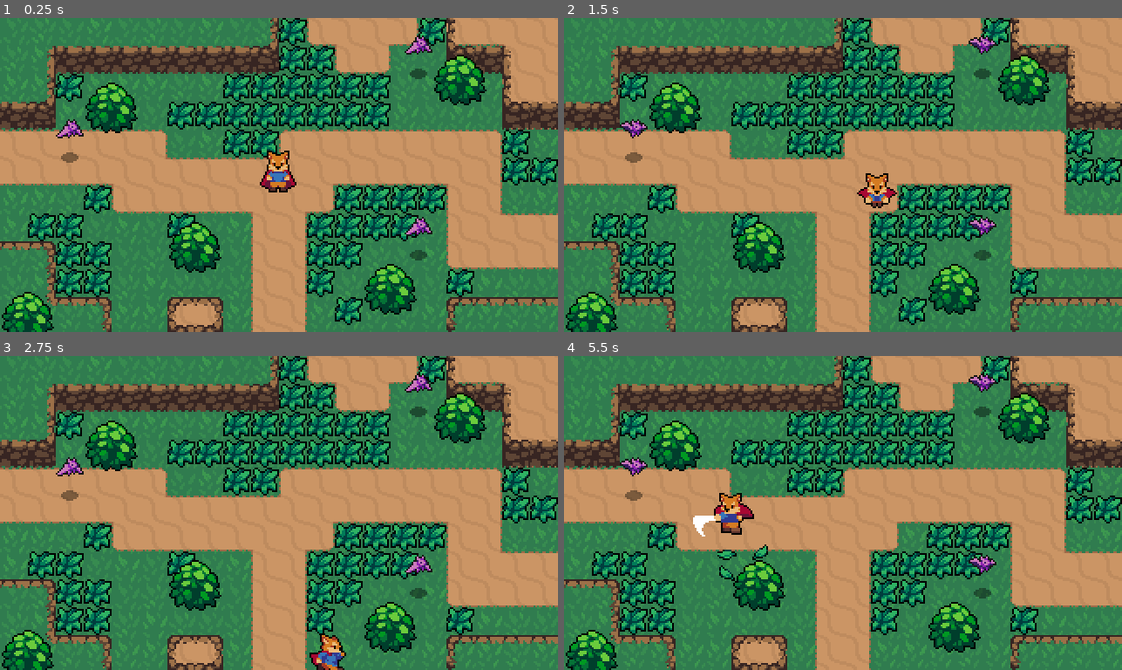
Above: before the commit, frames 1-4 (two rows, left to right).
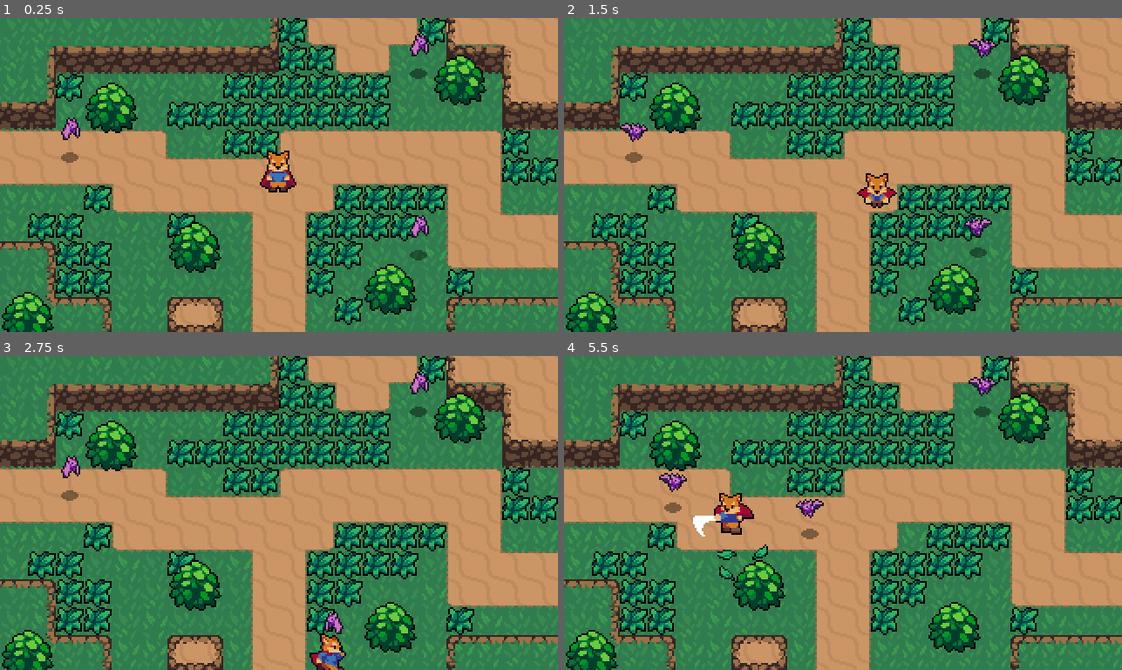
Above: after the commit, the same moments.

Repository: Natumia/Action-RPG-Tutorial
Game: Godot game, scene res://World.tscn
The game is run twice, just before and just after one commit, with the same random seed, the same clock (stepped at 60 frames per second) and the same inputs.
Inputs:
- Up to frame 1 (0.25 s): no input
- Up to frame 2 (1.5 s): hold Right (ui_right) 0.53-1.28 s; tap J (attack) at 0.6 s; hold Down (ui_down) from 1.28 s (still down); tap K (roll) at 1.35 s
- Up to frame 3 (2.75 s): release Down (ui_down) at 2.03 s; hold Right (ui_right) from 2.03 s (still down); tap J (attack) at 2.1 s
- Up to frame 4 (5.5 s): release Right (ui_right) at 2.78 s; hold Up (ui_up) 2.78-3.53 s; tap K (roll) at 2.85, 4.35 s; hold Left (ui_left) 3.53-5.03 s; tap J (attack) at 3.6, 5.1 s; hold Down (ui_down) from 5.03 s (still down)

The runs differ from the first frame. In frame 1, 0.4% of the frame differs, in the area x 10-78%, y 5-70%; in frame 2, 0.6%; in frame 3, 0.7%; in frame 4, 1.2%, in the area x 10-78%, y 5-78%.

Commit message:
Added a playerdetection scene and hooked up all the right code so the bat enemy checks for the player body that enters. Afterwards it sets the player.global_position and substracts it's global_position.normalized() to set the direction at which the player is, then move_towards(direction * MAX_SPEED, ACCELERATION * delta). Seriously this is complicated LOL

Diff:
--- /dev/null
+++ b/Effects/HitEffect.tscn
@@ -0,0 +1,26 @@
+[gd_scene load_steps=6 format=2]
+
+[ext_resource path="res://Effects/HitEffect.png" type="Texture" id=1]
+[ext_resource path="res://Effects/Effect.gd" type="Script" id=2]
+
+[sub_resource type="AtlasTexture" id=1]
+atlas = ExtResource( 1 )
+region = Rect2( 0, 0, 24, 24 )
+
+[sub_resource type="AtlasTexture" id=2]
+atlas = ExtResource( 1 )
+region = Rect2( 24, 0, 24, 24 )
+
+[sub_resource type="SpriteFrames" id=3]
+animations = [ {
+"frames": [ SubResource( 1 ), SubResource( 2 ) ],
+"loop": true,
+"name": "Animate",
+"speed": 15.0
+} ]
+
+[node name="HitEffect" type="AnimatedSprite"]
+frames = SubResource( 3 )
+animation = "Animate"
+offset = Vector2( 0, -8 )
+script = ExtResource( 2 )
--- a/Enemies/Bat.gd
+++ b/Enemies/Bat.gd
@@ -2,13 +2,51 @@
 
 const EnemyDeathEffect = preload("res://Effects/EnemyDeathEffect.tscn")
 
+export var ACCELERATION = 300
+export var MAX_SPEED = 50
+export var FRICTION = 200
+
+enum{
+	IDLE,
+	WANDER,
+	CHASE
+}
+
+var velocity = Vector2.ZERO
 var knockback = Vector2.ZERO
 
+var state = CHASE
+
+onready var sprite = $AnimatedSprite
 onready var stats = $Stats
+onready var playerDetectionZone = $PlayerDetectionZone
 
 func _physics_process(delta):
-	knockback = knockback.move_toward(Vector2.ZERO, 200 * delta)
+	knockback = knockback.move_toward(Vector2.ZERO, FRICTION * delta)
 	knockback = move_and_slide(knockback)
+
+	match state:
+		IDLE:
+			velocity = velocity.move_toward(Vector2.ZERO, FRICTION * delta)
+			seek_player()
+
+		WANDER:
+			pass
+
+		CHASE:
+			var player = playerDetectionZone.player
+			if player != null:
+				var direction = (player.global_position - global_position).normalized()
+				velocity = velocity.move_toward(direction * MAX_SPEED, ACCELERATION * delta)
+			else:
+				state = IDLE
+			sprite.flip_h = velocity.x < 0
+
+	velocity = move_and_slide(velocity)
+
+func seek_player():
+	if playerDetectionZone.can_see_player():
+		state = CHASE
 
 func _on_HurtBox_area_entered(area):
 	stats.health -= area.damage
--- a/Enemies/Bat.tscn
+++ b/Enemies/Bat.tscn
@@ -1,10 +1,11 @@
-[gd_scene load_steps=14 format=2]
+[gd_scene load_steps=16 format=2]
 
 [ext_resource path="res://Enemies/Bat.png" type="Texture" id=1]
 [ext_resource path="res://Shadows/SmallShadow.png" type="Texture" id=2]
 [ext_resource path="res://Overlap/HurtBox.tscn" type="PackedScene" id=3]
 [ext_resource path="res://Enemies/Bat.gd" type="Script" id=4]
 [ext_resource path="res://Stats.tscn" type="PackedScene" id=5]
+[ext_resource path="res://Enemies/PlayerDetectionZone.tscn" type="PackedScene" id=6]
 
 [sub_resource type="AtlasTexture" id=1]
 atlas = ExtResource( 1 )
@@ -41,6 +42,9 @@
 radius = 6.0
 height = 6.0
 
+[sub_resource type="CircleShape2D" id=9]
+radius = 69.029
+
 [node name="Bat" type="KinematicBody2D"]
 collision_layer = 2147483664
 script = ExtResource( 4 )
@@ -48,7 +52,7 @@
 [node name="AnimatedSprite" type="AnimatedSprite" parent="."]
 frames = SubResource( 6 )
 animation = "Fly"
-frame = 3
+frame = 4
 playing = true
 offset = Vector2( 0, -12 )
 
@@ -67,7 +71,15 @@
 
 [node name="Stats" parent="." instance=ExtResource( 5 )]
 max_health = 2
+
+[node name="PlayerDetectionZone" parent="." instance=ExtResource( 6 )]
+
+[node name="CollisionShape2D" parent="PlayerDetectionZone" index="0"]
+modulate = Color( 1, 1, 1, 0.678431 )
+shape = SubResource( 9 )
 [connection signal="area_entered" from="HurtBox" to="." method="_on_HurtBox_area_entered"]
 [connection signal="no_health" from="Stats" to="." method="_on_Stats_no_health"]
 
 [editable path="HurtBox"]
+
+[editable path="PlayerDetectionZone"]
--- /dev/null
+++ b/Enemies/PlayerDetectionZone.gd
@@ -0,0 +1,13 @@
+extends Area2D
+
+var player = null
+
+func can_see_player():
+	return player != null
+
+func _on_PlayerDetectionZone_body_entered(body):
+	player = body
+
+
+func _on_PlayerDetectionZone_body_exited(body):
+	player = null
--- /dev/null
+++ b/Enemies/PlayerDetectionZone.tscn
@@ -0,0 +1,12 @@
+[gd_scene load_steps=2 format=2]
+
+[ext_resource path="res://Enemies/PlayerDetectionZone.gd" type="Script" id=1]
+
+[node name="PlayerDetectionZone" type="Area2D"]
+collision_layer = 0
+collision_mask = 2
+script = ExtResource( 1 )
+
+[node name="CollisionShape2D" type="CollisionShape2D" parent="."]
+[connection signal="body_entered" from="." to="." method="_on_PlayerDetectionZone_body_entered"]
+[connection signal="body_exited" from="." to="." method="_on_PlayerDetectionZone_body_exited"]
--- /dev/null
+++ b/Overlap/HurtBox.gd
@@ -0,0 +1,12 @@
+extends Area2D
+
+export(bool) var show_hit = true
+
+const HitEffect = preload("res://Effects/HitEffect.tscn")
+
+func _on_HurtBox_area_entered(area):
+	if show_hit:
+		var effect = HitEffect.instance()
+		var main = get_tree().current_scene
+		main.add_child(effect)
+		effect.global_position = global_position
--- a/Overlap/HurtBox.tscn
+++ b/Overlap/HurtBox.tscn
@@ -1,7 +1,11 @@
-[gd_scene format=2]
+[gd_scene load_steps=2 format=2]
+
+[ext_resource path="res://Overlap/HurtBox.gd" type="Script" id=1]
 
 [node name="HurtBox" type="Area2D"]
 collision_layer = 0
 collision_mask = 0
+script = ExtResource( 1 )
 
 [node name="CollisionShape2D" type="CollisionShape2D" parent="."]
+[connection signal="area_entered" from="." to="." method="_on_HurtBox_area_entered"]
--- a/World/Grass.tscn
+++ b/World/Grass.tscn
@@ -17,6 +17,7 @@
 
 [node name="HurtBox" parent="." instance=ExtResource( 3 )]
 collision_layer = 8
+show_hit = false
 
 [node name="CollisionShape2D" parent="HurtBox" index="0"]
 position = Vector2( 8, 8 )
